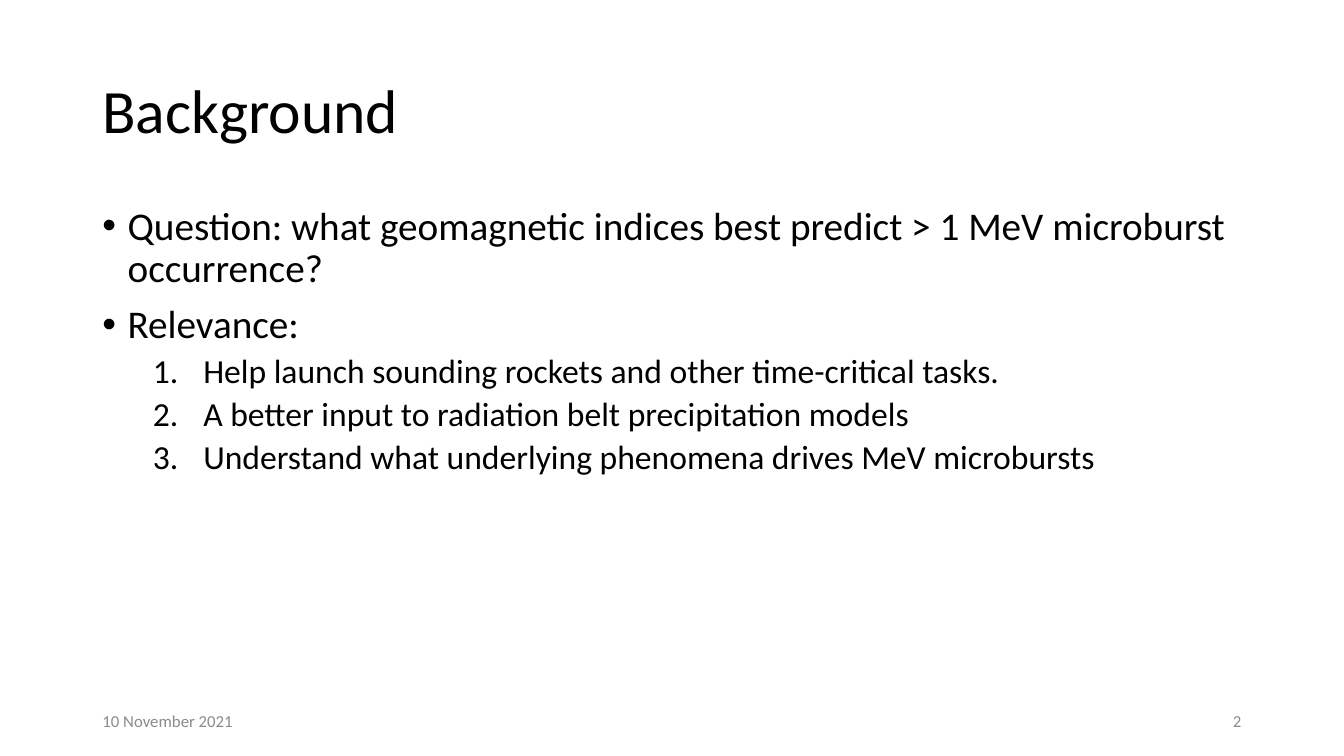
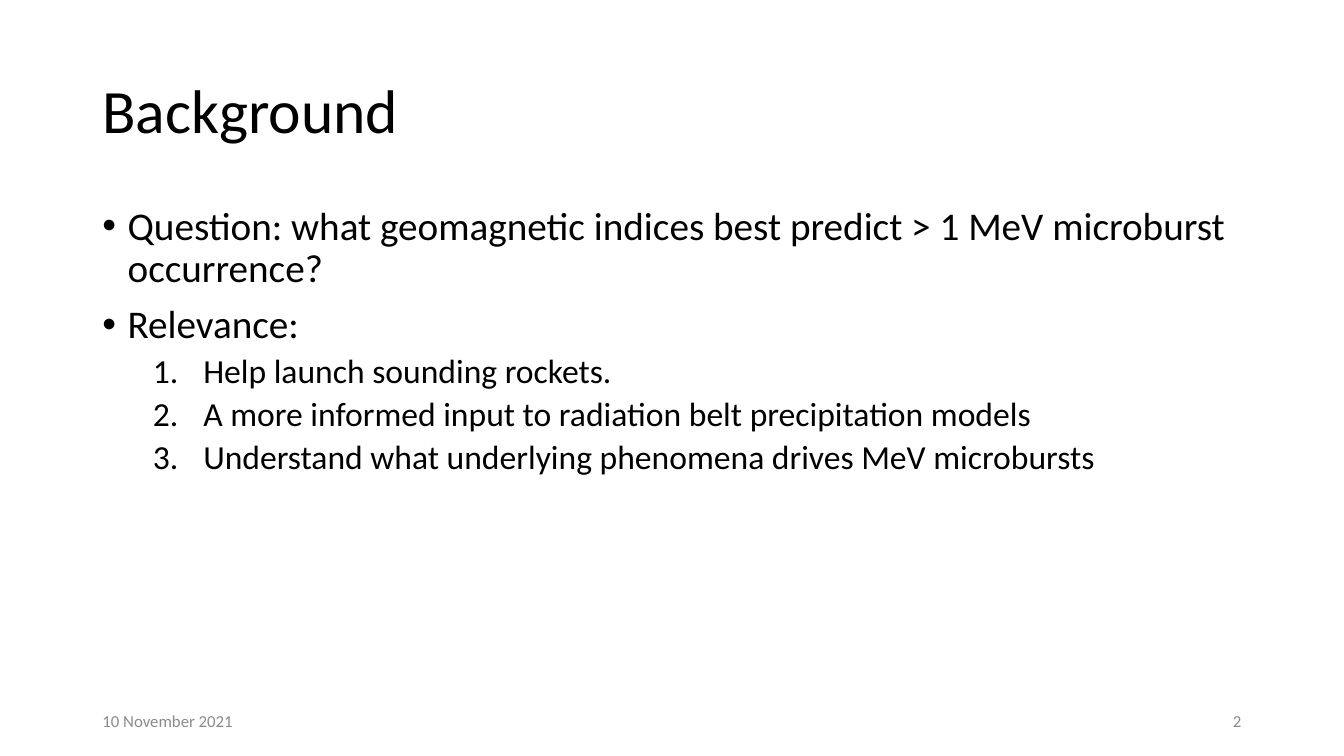
Before and after one commit to mshumko/sampex_microburst_indices, a slide deck: slide 2 of presentations/20211110_microbursts_vs_indices.pptx. Drawn at 1344x756 pixels with LibreOffice and Linux fonts; fonts in the diff are those of the drawing. Boxes give left, top, right and bottom in pixels: in the first picture for what was removed or moved away, otherwise in the second. Text is boxed around its words. In the diff, an @@ line names an element or a change of style, - is before the commit and + after.

Commit message:
Updated the presentation.

```diff
--- a/presentations/20211110_microbursts_vs_indices.pptx
+++ b/presentations/20211110_microbursts_vs_indices.pptx
@@ text at (203, 359, 1031, 432): text changed @@
-  1. Help launch sounding rockets and other time-critical tasks.
-  2. A better input to radiation belt precipitation models
+  1. Help launch sounding rockets.
+  2. A more informed input to radiation belt precipitation models
```
Also in this commit, not shown: 2 other slides changed, 2 slides added, 1 other file.
